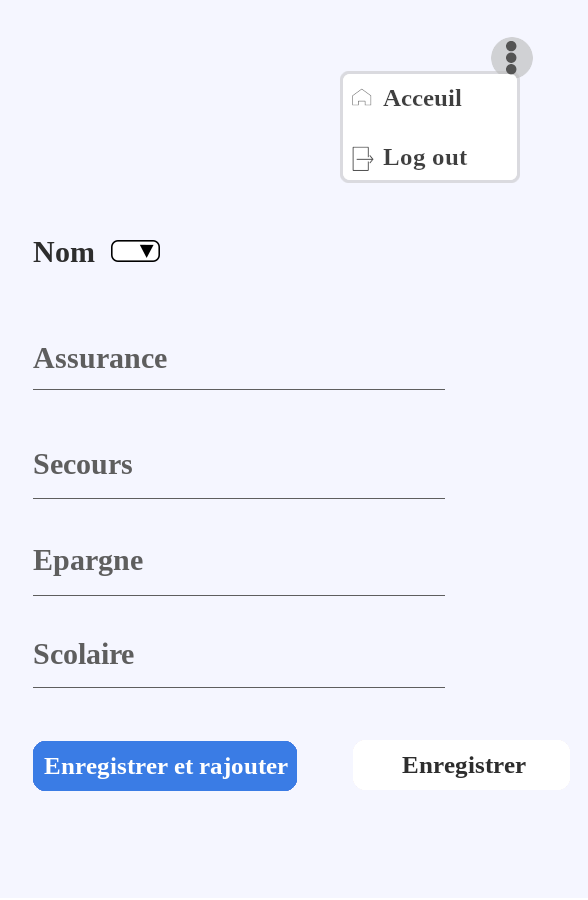
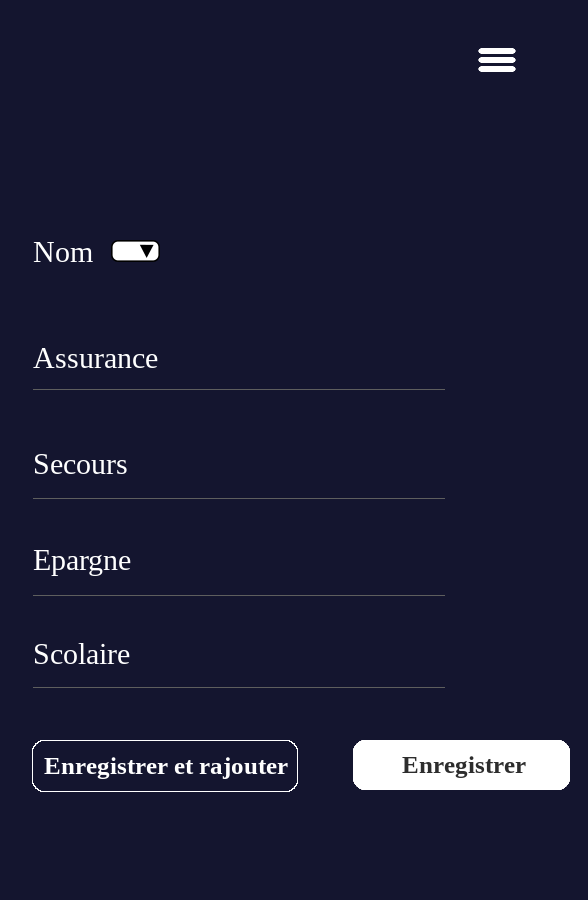
Revision of a layered 588 × 900 image; what changed, layer by layer:
painted on "entete.png" over [340, 37, 533, 183]
painted on "Secours" over [34, 454, 132, 474]
painted on "Scolaire" over [34, 642, 134, 664]
painted on "Epargne" over [33, 550, 143, 576]
renamed "Assurance #1" to "Assurance", painted on it over [33, 348, 167, 368]
painted on "Nom" over [33, 242, 95, 262]
painted on "cadre" over [33, 741, 297, 791]
added layer "Copie de cadre" above "cote_nom" over [32, 740, 298, 792]
painted on "cote_fonction" over [0, 0, 588, 898]
painted on "Arrière-plan" over [0, 0, 588, 900]
